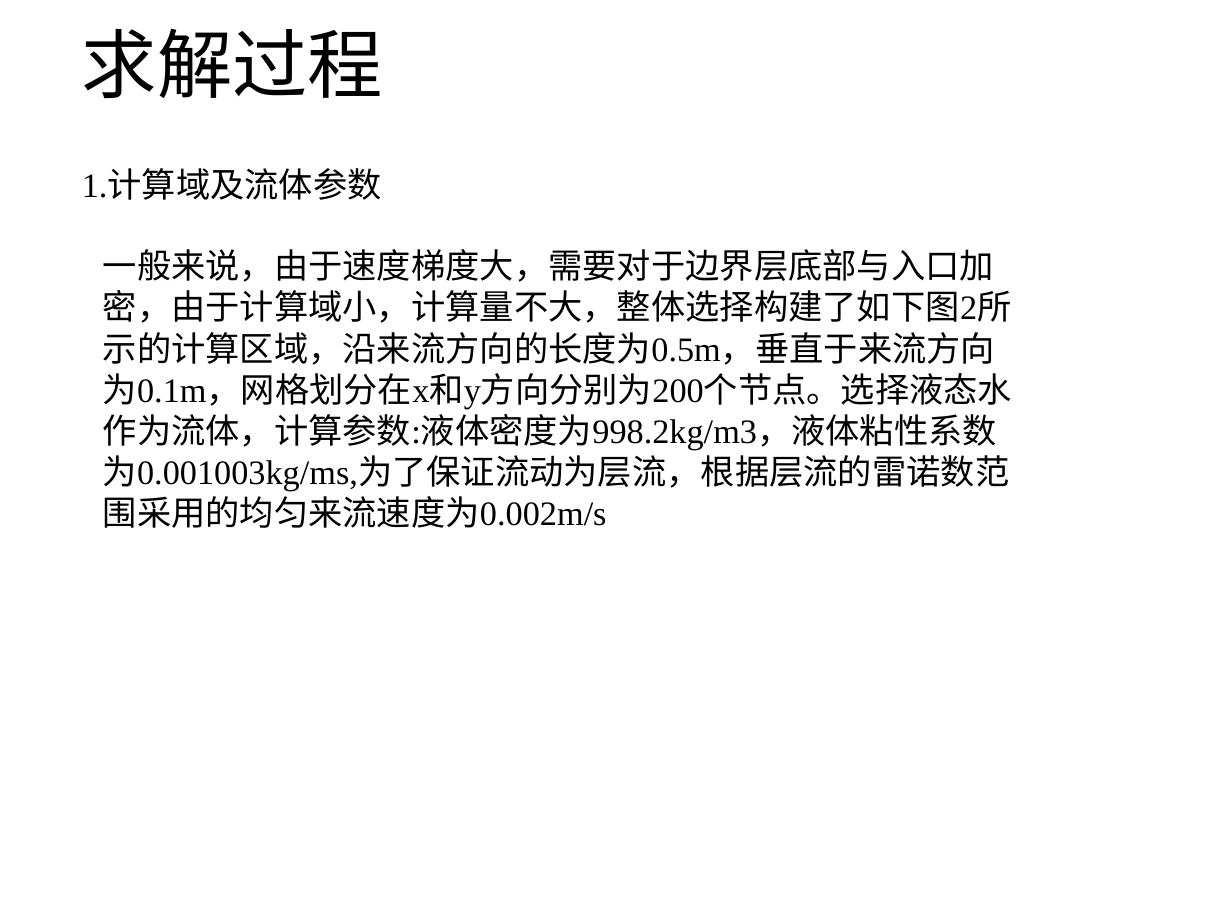
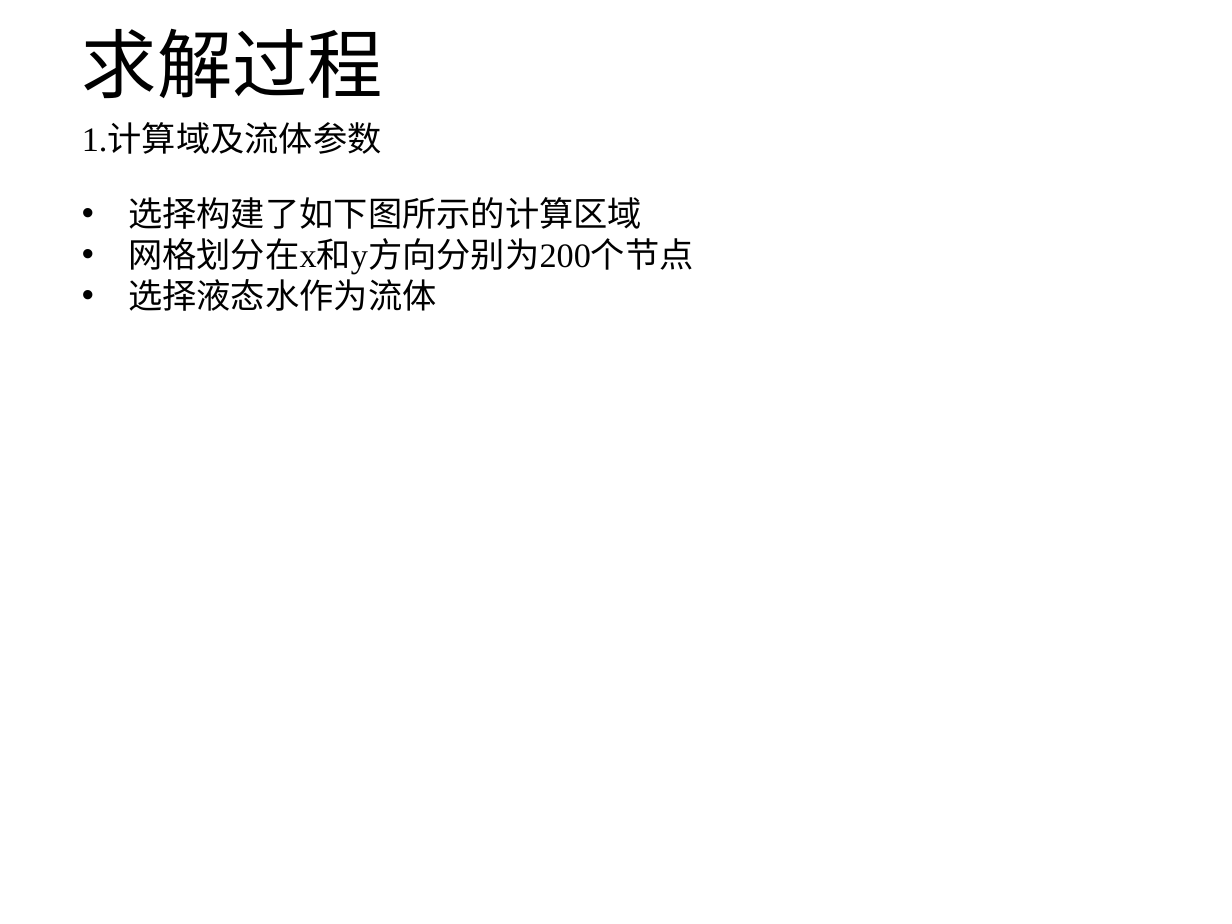
Before and after one commit to hohiroki/homework, a slide deck: slide 9 of NO1/NO1.pptx (slide 6 before the commit). Drawn at 1232x924 pixels with LibreOffice and Linux fonts; fonts in the diff are those of the drawing. Boxes give left, top, right and bottom in pixels: in the first picture for what was removed or moved away, otherwise in the second. Text is boxed around its words. In the diff, an @@ line names an element or a change of style, - is before the commit and + after.

```diff
--- a/NO1/NO1.pptx
+++ b/NO1/NO1.pptx
@@ text "1.计算域及流体参数": place and size @@
-text "1.计算域及流体参数" at (82,170,382,200)
+text "1.计算域及流体参数" at (82,124,382,154)
@@ text at (128,197,694,311): text changed @@
-一般来说，由于速度梯度大，需要对于边界层底部与入口加密，由于计算域小，计算量不大，整体选择构建了如下图2所示的计算区域，沿来流方向的长度为0.5m，垂直于来流方向为0.1m，网格划分在x和y方向分别为200个节点。选择液态水作为流体，计算参数:液体密度为998.2kg/m3，液体粘性系数为0.001003kg/ms,为了保证流动为层流，根据层流的雷诺数范围采用的均匀来流速度为0.002m/s
+• 选择构建了如下图所示的计算区域
+• 网格划分在x和y方向分别为200个节点
+• 选择液态水作为流体
```
Also in this commit, not shown: 7 other slides changed, 3 slides added, 3 other files.
